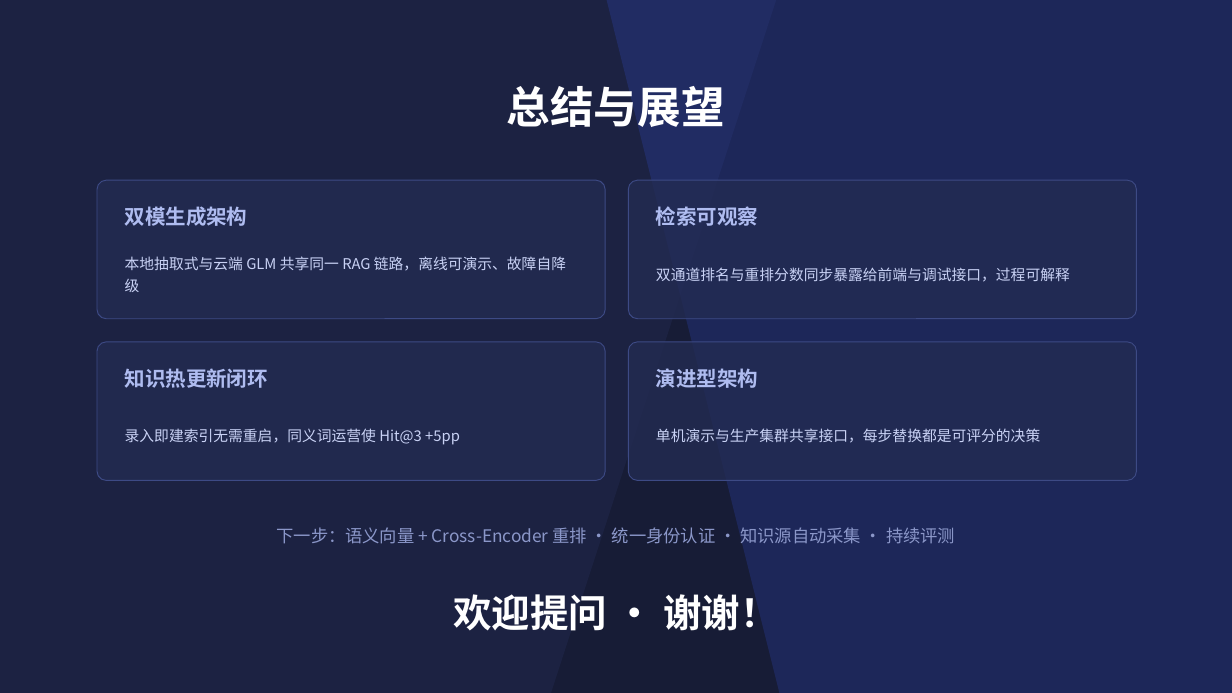
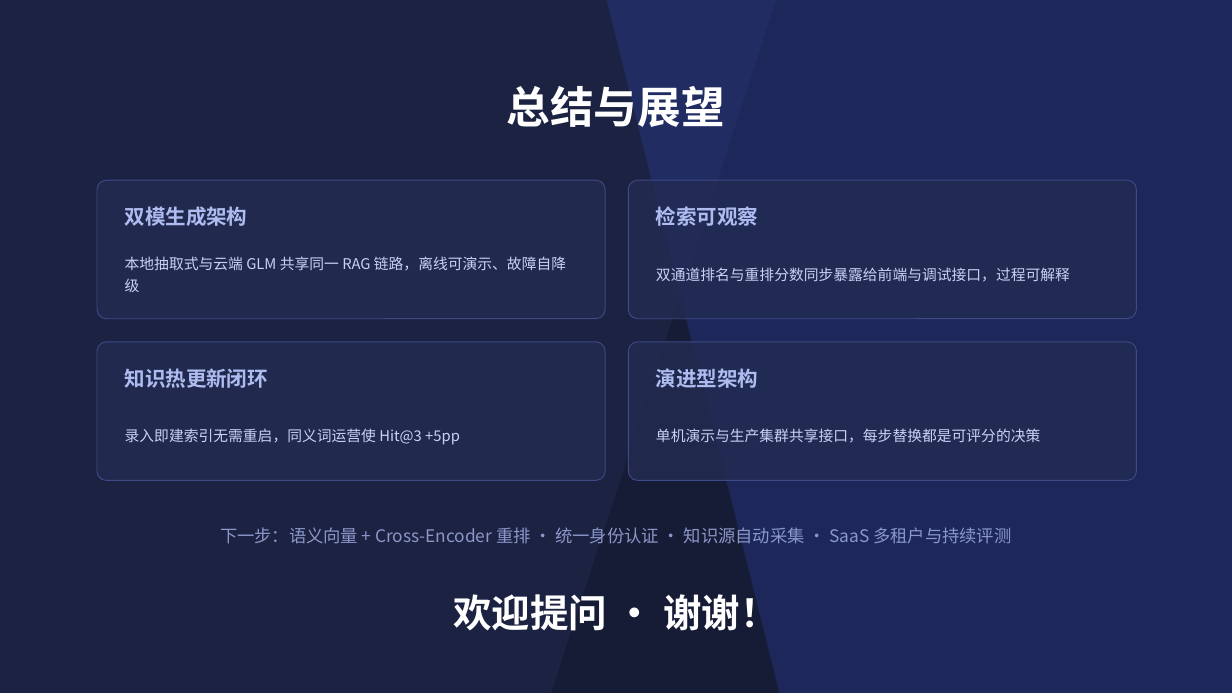
Before and after one commit to yelikour/campus-qa, a slide deck: slide 21 of ppt/智问校园CampusMind答辩PPT.pptx (slide 18 before the commit). Drawn at 1232x693 pixels with LibreOffice and Linux fonts; fonts in the diff are those of the drawing. Boxes give left, top, right and bottom in pixels: in the first picture for what was removed or moved away, otherwise in the second. Text is boxed around its words. In the diff, an @@ line names an element or a change of style, - is before the commit and + after.

```diff
--- a/ppt/智问校园CampusMind答辩PPT.pptx
+++ b/ppt/智问校园CampusMind答辩PPT.pptx
@@ text at (220,527,1011,544): text changed @@
-下一步：语义向量 + Cross-Encoder 重排 · 统一身份认证 · 知识源自动采集 · 持续评测
+下一步：语义向量 + Cross-Encoder 重排 · 统一身份认证 · 知识源自动采集 · SaaS 多租户与持续评测
```
Also in this commit, not shown: 2 other slides changed, 3 slides added, 10 other files.
